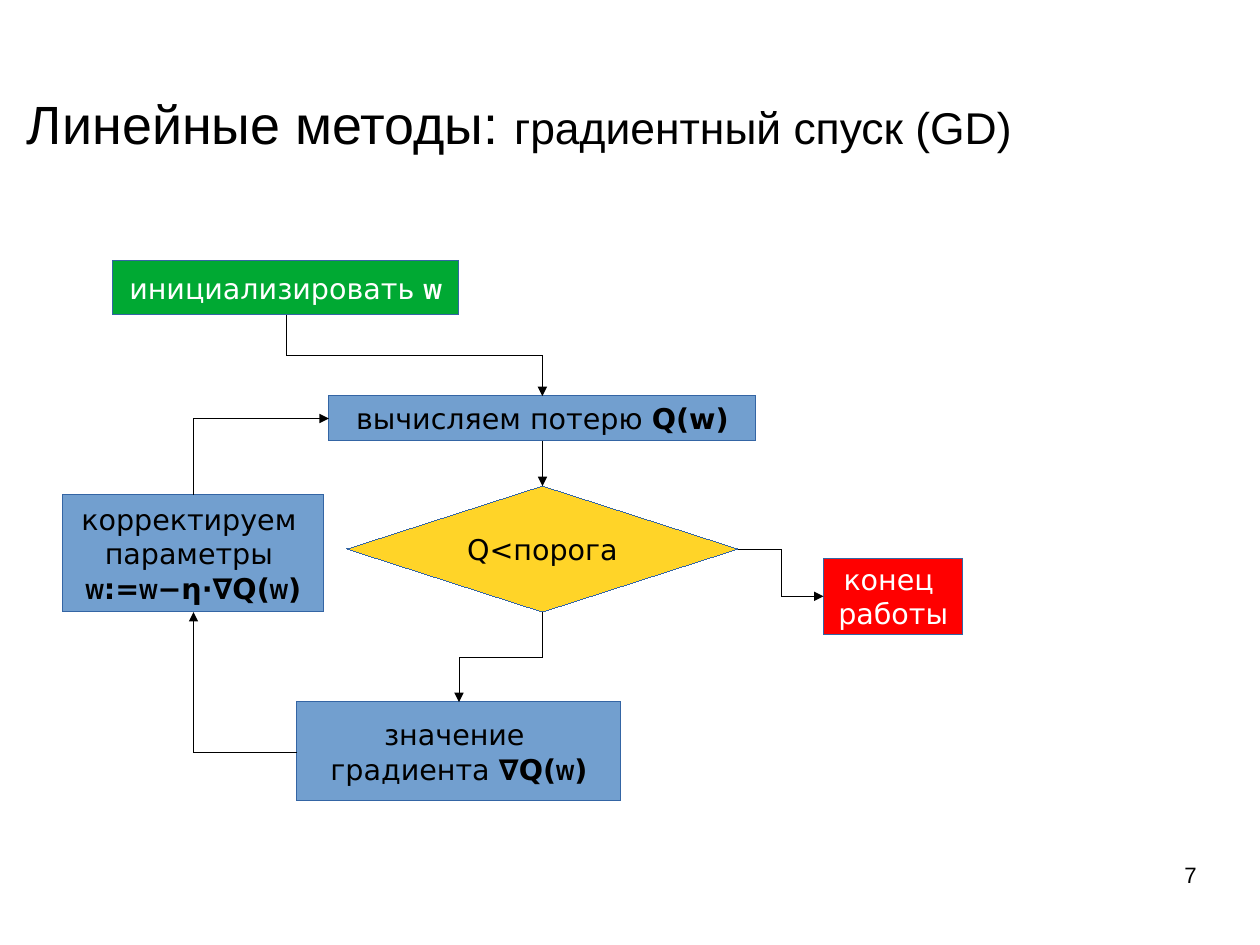
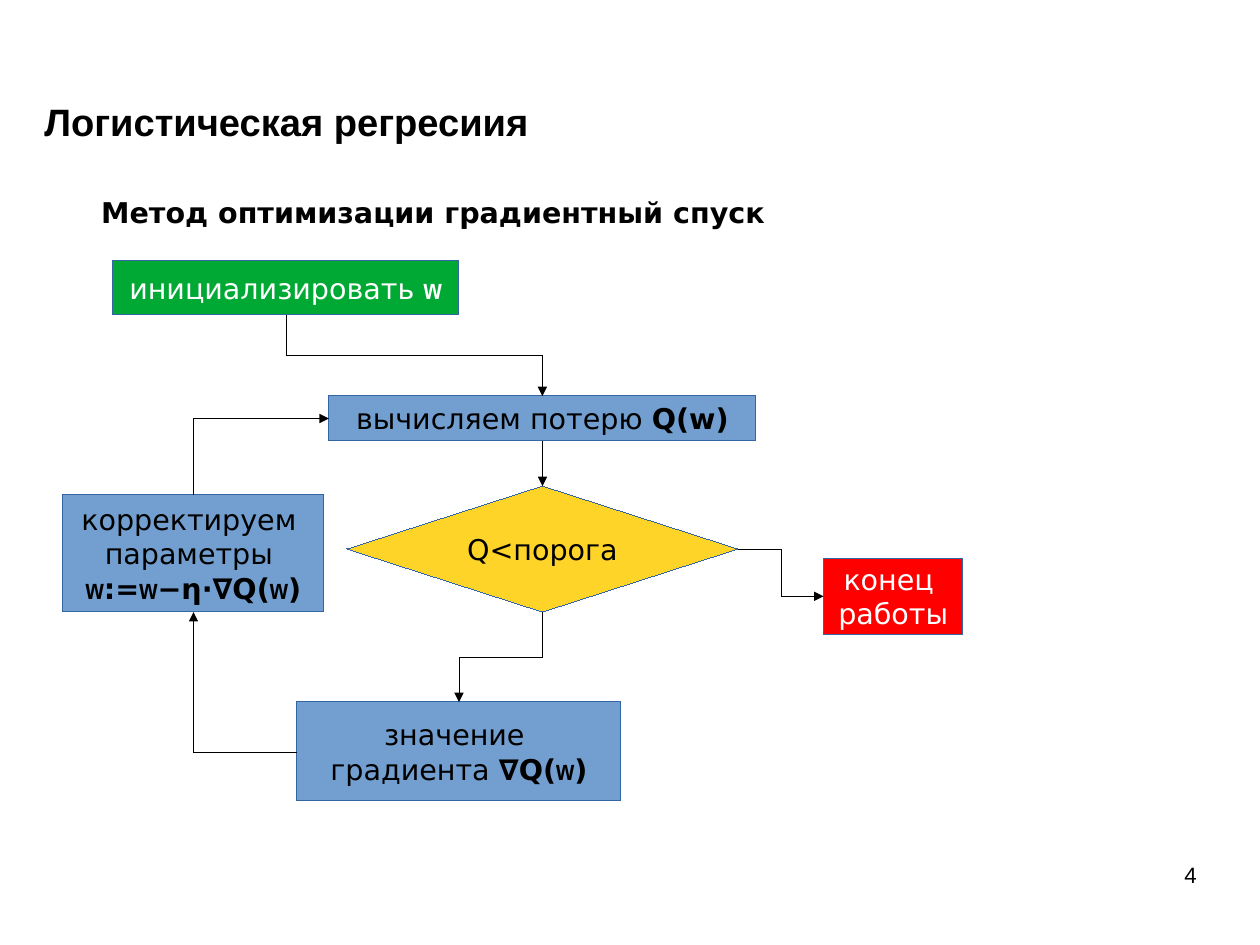
Before and after one commit to mechanoid5/ml_lectorium_legacy, a slide deck: slide 4 of 17-regression-logistic.odp (slide 7 before the commit). Drawn at 1260x945 pixels with LibreOffice and Linux fonts; fonts in the diff are those of the drawing; background and template pictures are left out. Boxes give left, top, right and bottom in pixels: in the first picture for what was removed or moved away, otherwise in the second. Text is boxed around its words. In the diff, an @@ line names an element or a change of style, - is before the commit and + after.

```diff
--- a/17-regression-logistic.odp
+++ b/17-regression-logistic.odp
@@ title removed at [27,104,1011,154] @@
-Линейные методы: градиентный спуск (GD)
@@ title added at [44,109,528,144], 24 pt, text #000000, bold @@
+Логистическая регресиия
@@ text added at [101,201,765,229], 18 pt, text #000000, bold @@
+Метод оптимизации градиентный спуск
@@ page number at [1184,867,1196,883]: text changed @@
-7
+4
```
Also in this commit, not shown: 1 other slide changed, 2 slides added, 5 slides removed.
